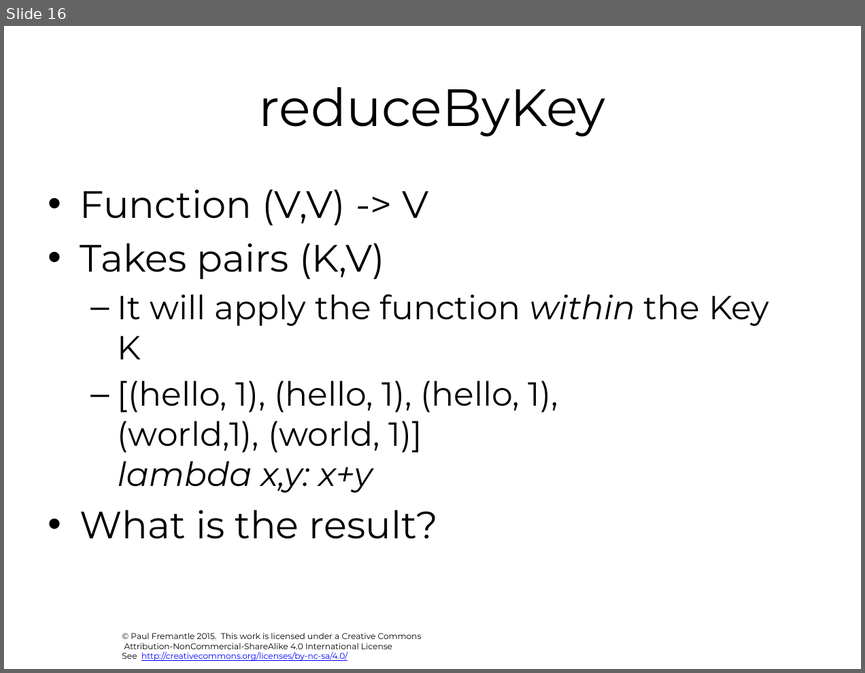
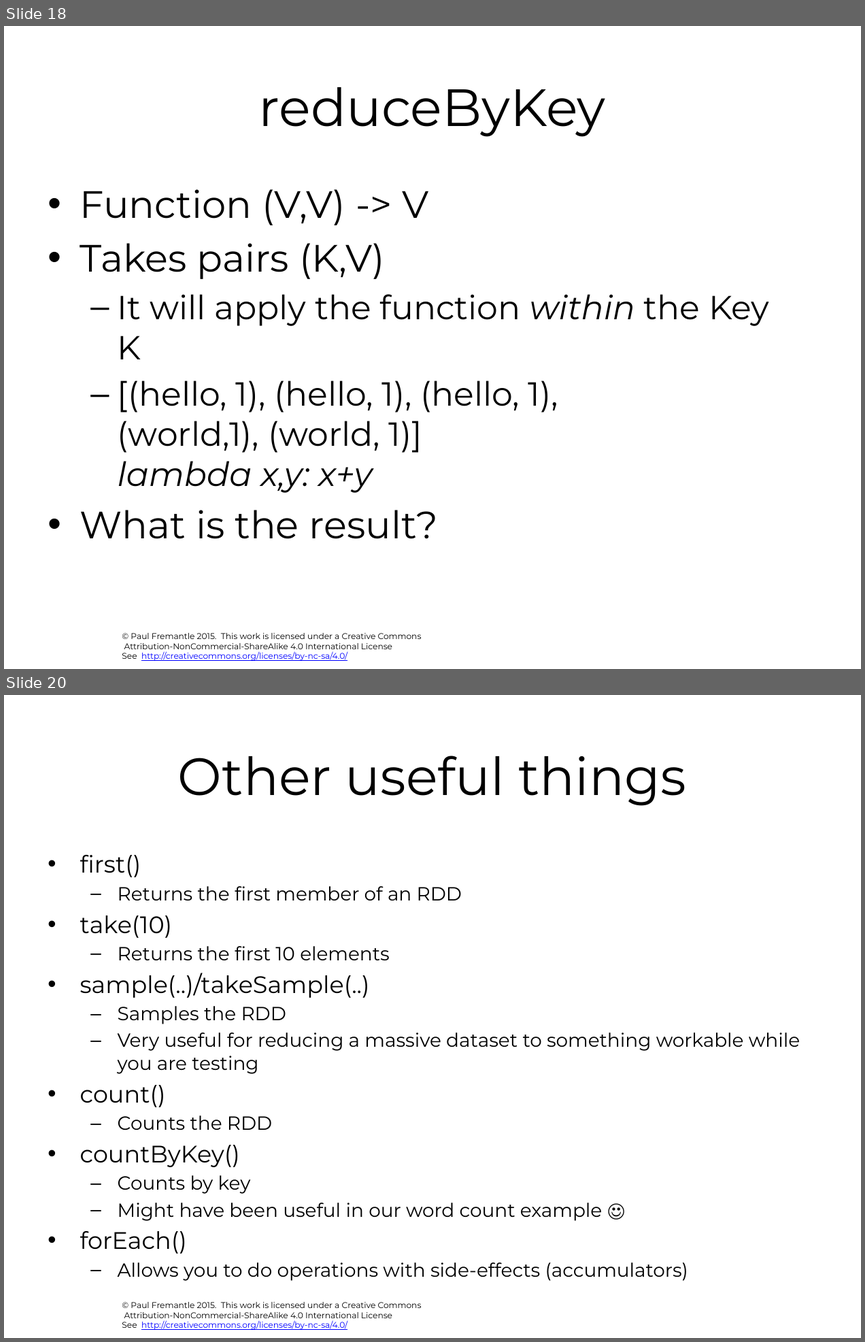
Before and after one commit to pzfreo/ox-clo, a slide deck: pres-source/07-spark-and-adjuncts.pptx. Shown one above the other, each under a label of ours: slide 16 before the commit, slides 18 and 20 after it; the slides between them are not shown. The pictures are 865x673 and 865x1342 pixels, drawn with LibreOffice and Linux fonts; fonts in the diff are those of the drawing; background and template pictures are left out. Boxes give left, top, right and bottom in pixels: in the first picture for what was removed or moved away, otherwise in the second. Text is boxed around its words. In the diff, an @@ line names an element or a change of style, - is before the commit and + after.

```diff
--- a/pres-source/07-spark-and-adjuncts.pptx
+++ b/pres-source/07-spark-and-adjuncts.pptx
@@ slide 20 added at [4,695,861,1338], background #FFFFFF; not listed: 1 template element that a slide beside it also shows @@
@@ title added at [178,756,687,806], 44 pt, text #000000 @@
+Other useful things
@@ text added at [80,855,800,1280], 16 pt, text #000000 @@
+• first()
+  – Returns the first member of an RDD
+• take(10)
+  – Returns the first 10 elements
+• sample(..)/takeSample(..)
+  – Samples the RDD
+  – Very useful for reducing a massive dataset to something workable while you are testing
+• count()
+  – Counts the RDD
+• countByKey()
+  – Counts by key
+  – Might have been useful in our word count example ☺
+• forEach()
+  – Allows you to do operations with side-effects (accumulators)
@@ what was slide 16 is now slide 18 @@
```
Also in this commit, not shown: 2 slides changed, 6 other slides added, 26 other files.
